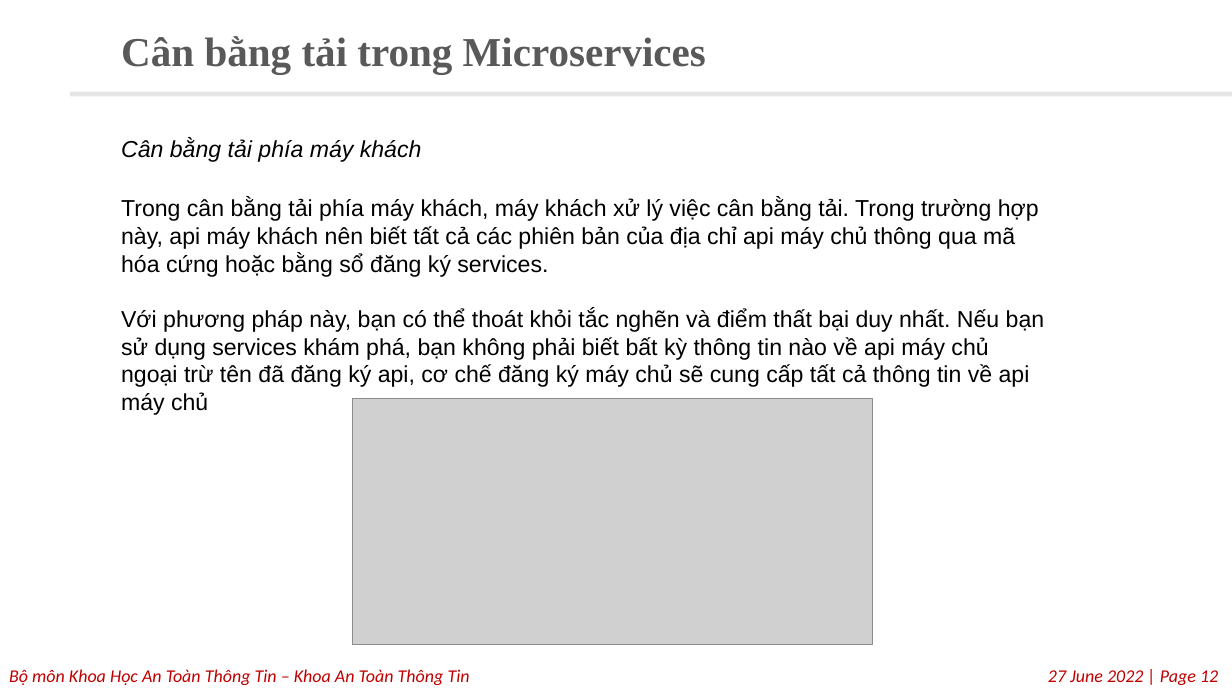
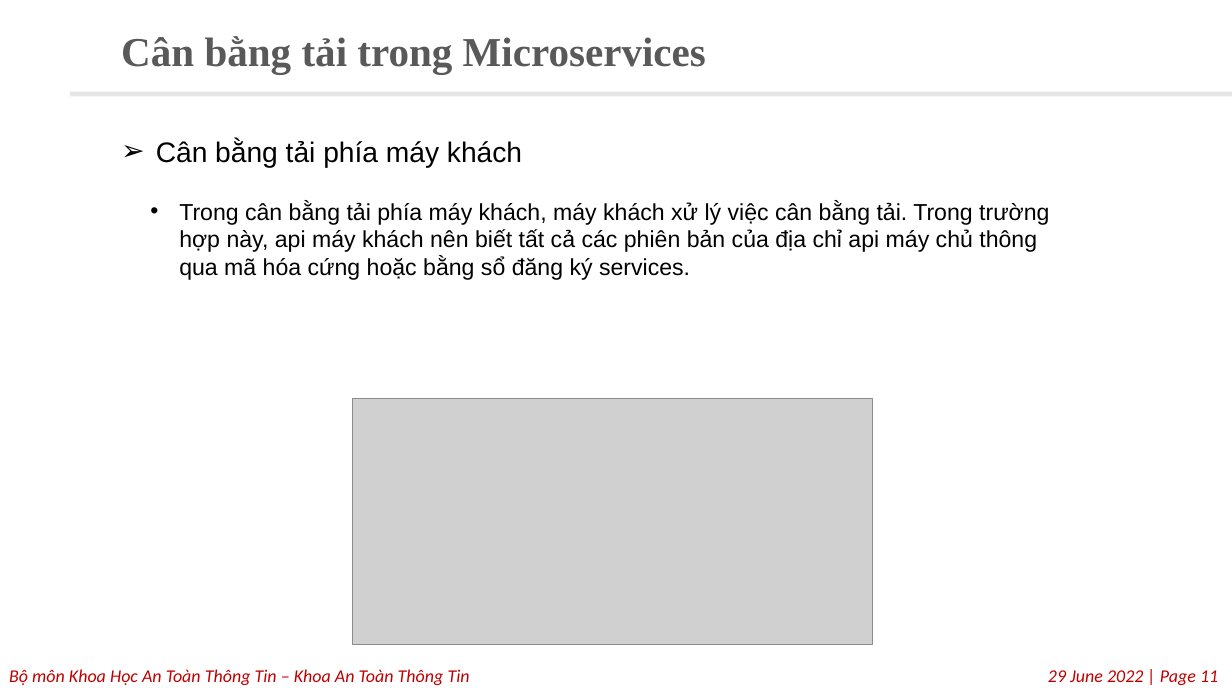
Before and after one commit to tiephunter/Traefik, a slide deck: slide 11 of Phương pháp cân bằng tải traefik.pptx (slide 12 before the commit). Drawn at 1232x693 pixels with LibreOffice and Linux fonts; fonts in the diff are those of the drawing; grey boxes stand for pictures; background and template pictures are left out. Boxes give left, top, right and bottom in pixels: in the first picture for what was removed or moved away, otherwise in the second. Text is boxed around its words. In the diff, an @@ line names an element or a change of style, - is before the commit and + after.

```diff
--- a/Phương pháp cân bằng tải traefik.pptx
+++ b/Phương pháp cân bằng tải traefik.pptx
@@ text "Cân bằng tải phía máy ..." at [156, 140, 522, 168]: size 18 to 22 pt, italic off; bullet none to ➢ @@
@@ text "Trong cân bằng tải phía ...": place and size @@
-text "Trong cân bằng tải phía ..." at [121, 198, 1045, 415]
+text "Trong cân bằng tải phía ..." at [179, 201, 1049, 280]
@@ text "Trong cân bằng tải phía ..." at [179, 201, 1049, 280]: bullet none to • @@
@@ text at [121, 309, 1045, 415]: paragraph removed @@
-Với phương pháp này, bạn có thể thoát khỏi tắc nghẽn và điểm thất bại duy nhất. Nếu bạn sử dụng services khám phá, bạn không phải biết bất kỳ thông tin nào về api máy chủ ngoại trừ tên đã đăng ký api, cơ chế đăng ký máy chủ sẽ cung cấp tất cả thông tin về api máy chủ
@@ text at [1048, 670, 1218, 685]: text changed @@
-27 June 2022 | Page 12
+29 June 2022 | Page 11
```
Also in this commit, not shown: 7 other slides changed, 5 slides added, 4 slides removed, 7 other files.
